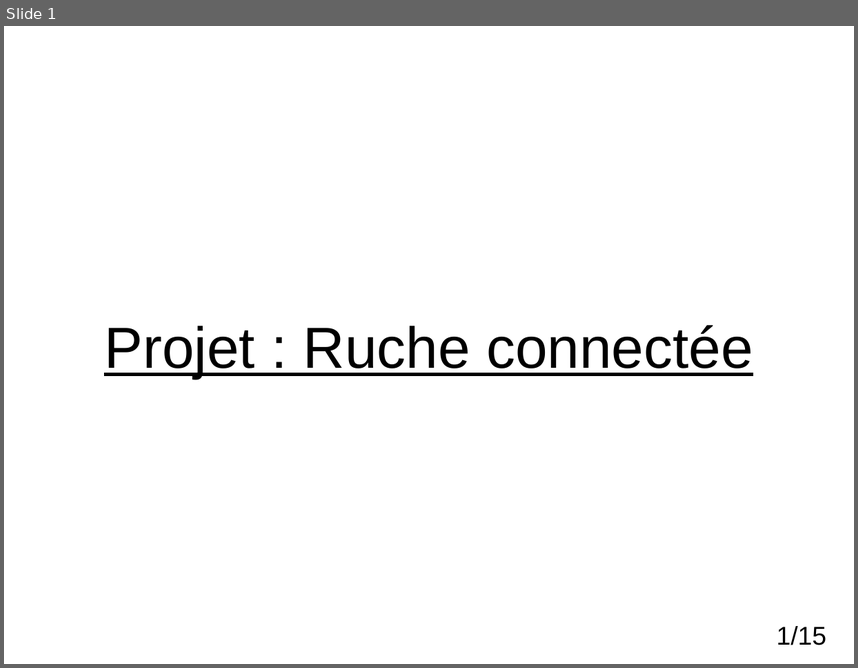
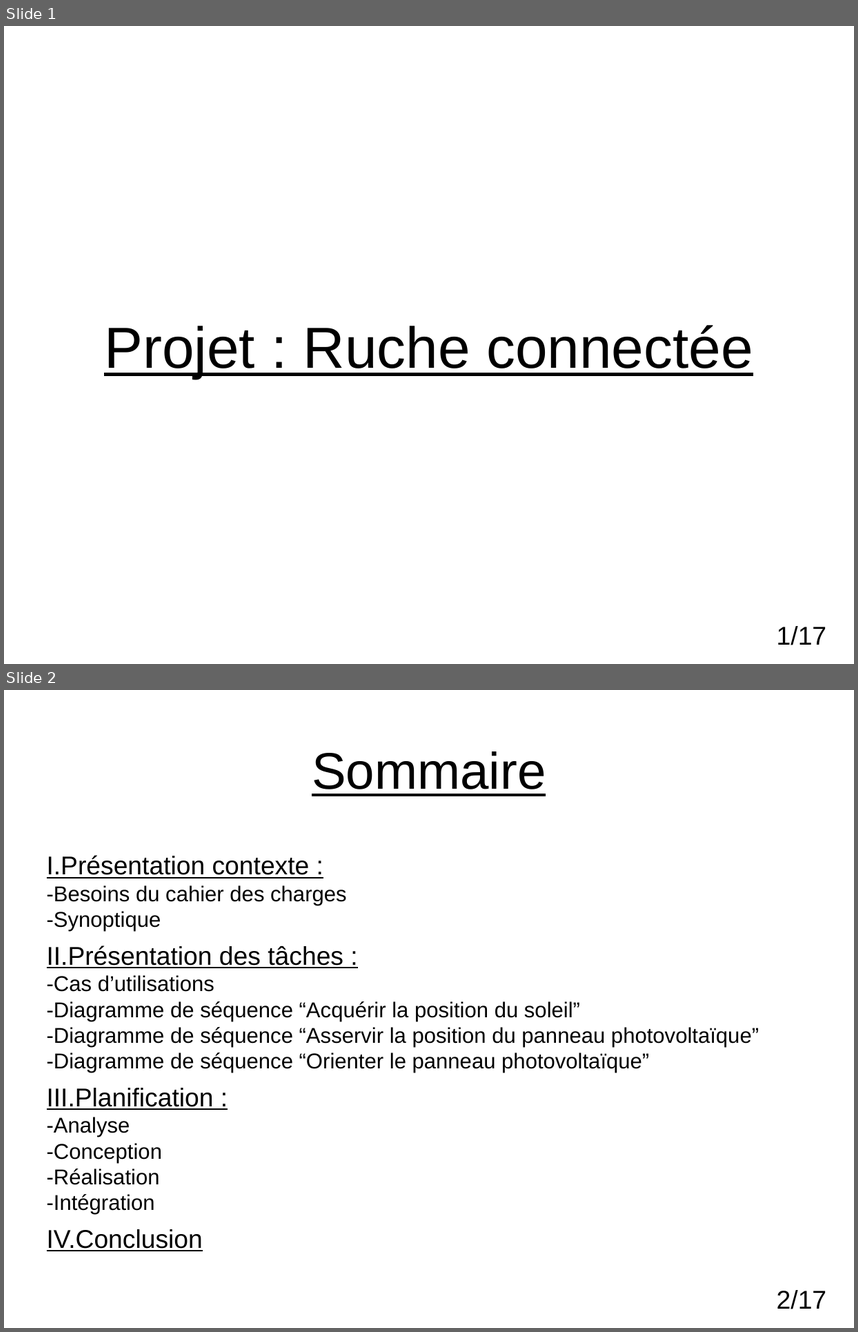
Before and after one commit to nathanderouelle/Projet_Ruche, a slide deck: DiapoRV1.odp. Shown one above the other, each under a label of ours: slide 1 before the commit, slides 1 and 2 after it. The pictures are 858x668 and 858x1332 pixels, drawn with LibreOffice and Linux fonts; fonts in the diff are those of the drawing; background and template pictures are left out. Boxes give left, top, right and bottom in pixels: in the first picture for what was removed or moved away, otherwise in the second. Text is boxed around its words. In the diff, an @@ line names an element or a change of style, - is before the commit and + after.

```diff
--- a/DiapoRV1.odp
+++ b/DiapoRV1.odp
@@ slide 2 added at (4,690,854,1328), background #FFFFFF @@
@@ text added at (312,751,546,796), 48 pt, text #000000, underline @@
+Sommaire
@@ text added at (47,855,759,1251), 20 pt, text #000000 @@
+I.Présentation contexte :
+-Besoins du cahier des charges
+-Synoptique
+II.Présentation des tâches :
+-Cas d’utilisations
+-Diagramme de séquence “Acquérir la position du soleil”
+-Diagramme de séquence “Asservir la position du panneau photovoltaïque”
+-Diagramme de séquence “Orienter le panneau photovoltaïque”
+III.Planification :
+-Analyse
+-Conception
+-Réalisation
+-Intégration
+IV.Conclusion
@@ page number added at (777,1290,826,1309), 24 pt, text #000000 @@
+2/17
@@ page number at (777,626,826,645): text changed @@
-1/15
+1/17
```
Also in this commit, not shown: 2 slides changed, 13 other slides added, 12 slides removed.
